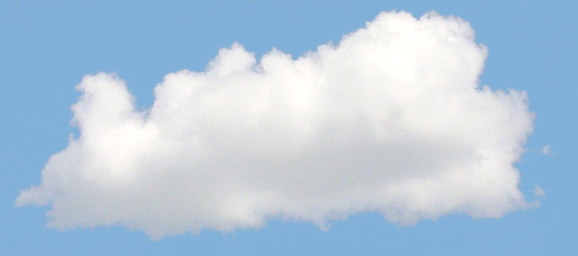
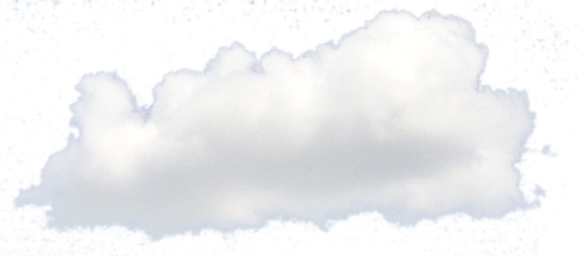
Layered file, before and after one edit (578px x 256px). Changes by layer:
added layer "Cloud copy" above "Cloud" over (x1=20, y1=8, x2=545, y2=245)
"Cloud": opacity 100% → 53% over (x1=0, y1=0, x2=578, y2=256)
hid "Background" over (x1=0, y1=0, x2=578, y2=256)